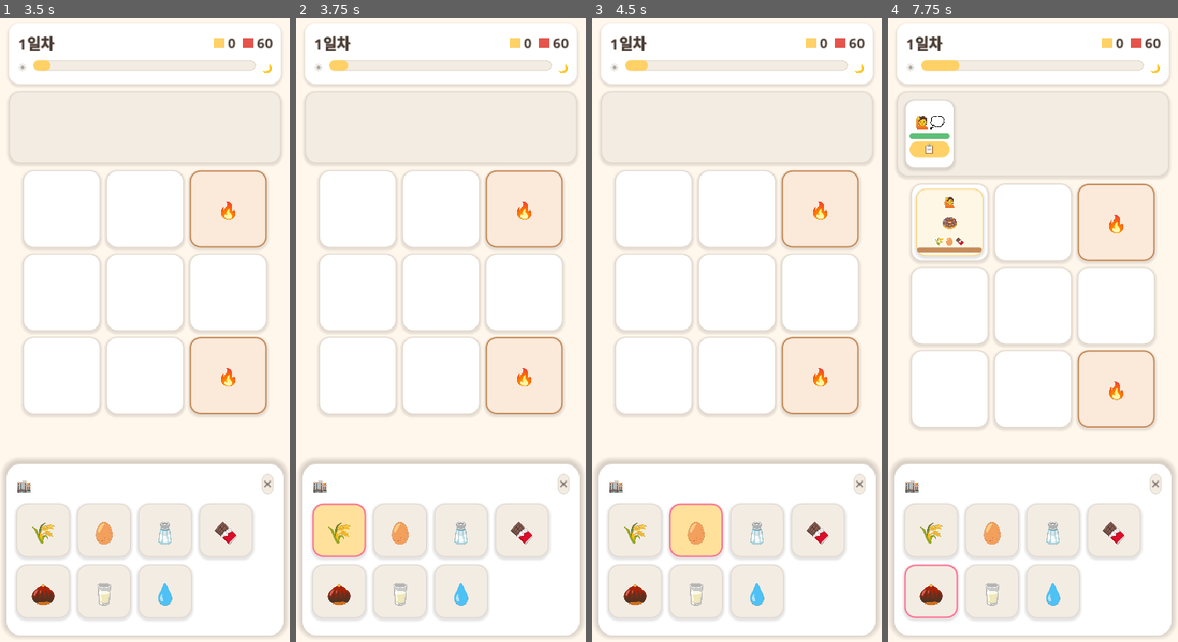
Above: before the commit, frames 1-4 (left to right).
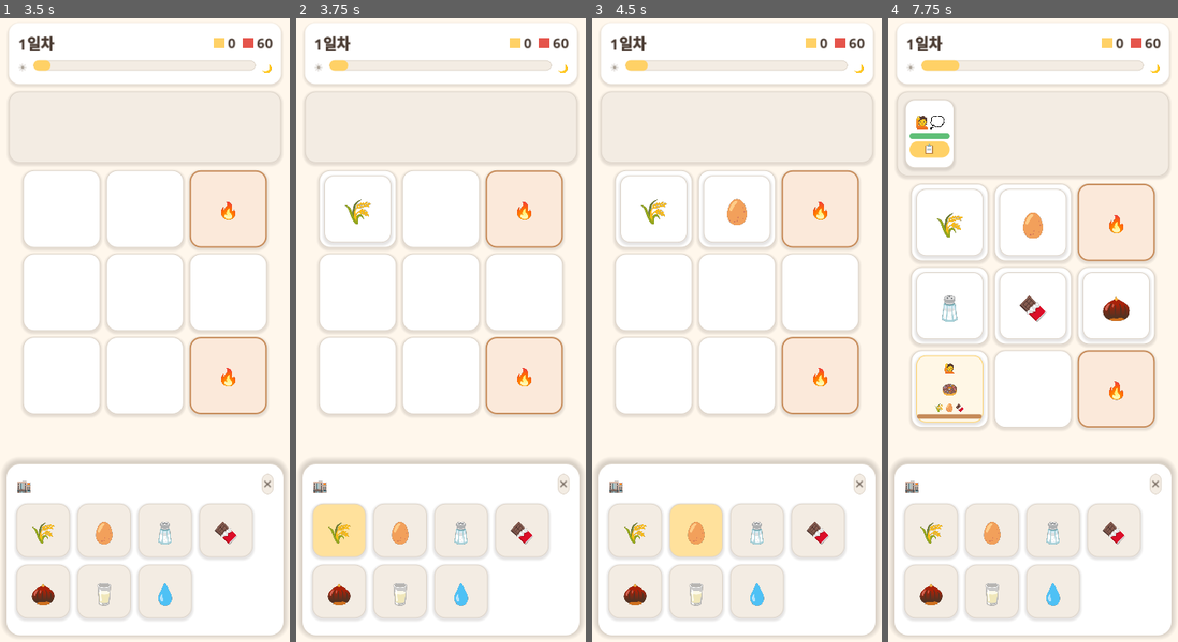
Above: after the commit, the same moments.

Repository: yellyB/game-slot-kitchen
Game: Godot game, scene res://scenes/Main.tscn
Two runs of this game, one before a commit and one after it. Both use one fixed random seed, a clock stepped at 60 frames per second and the inputs below.
Inputs:
- Up to frame 1 (3.5 s): click "🏬" at 0.5 s; click "🗑️" at 1.25 s; click "✕" at 2 s; click "🏬" at 2.75 s
- Up to frame 2 (3.75 s): click "🌾" at 3.5 s
- Up to frame 3 (4.5 s): click "🥚" at 4.25 s
- Up to frame 4 (7.75 s): click "🧂" at 5 s; click "🍫" at 5.75 s; click "🌰" at 6.5 s; click "📋" at 7.25 s

Frame 1 is identical in both runs. In frame 2, 0.5% of the frame differs, in the area x 5-33%, y 25-87%; in frame 3, 1.0%; in frame 4, 6.9%, in the area x 5-91%, y 27-97%.

Commit message:
feat: 창고 클릭 = 즉시 배치(quick) — 이동과 별개 공용 동작
Move에 quick 동작 추가(소스 is_quick()면 클릭 시 선택 없이 기본 타깃=첫 빈
슬롯에 즉시 배치). 창고 타일을 quick 소스로 — 클릭 즉시 배치, 드래그는 특정
슬롯(기존). default_target은 main이 첫 빈 슬롯으로 주입.

Co-Authored-By: Claude Opus 4.8 (1M context) <noreply@anthropic.com>

Diff:
--- a/scripts/ingredient_tile.gd
+++ b/scripts/ingredient_tile.gd
@@ -31,6 +31,10 @@
 func get_move_payload() -> Dictionary:
 	return {"kind": "new", "id": ing_id}
 
+## 클릭하면 (선택이 아니라) 첫 빈 슬롯에 즉시 배치.
+func is_quick() -> bool:
+	return true
+
 
 func set_selected(sel: bool) -> void:
 	_selected = sel
--- a/scripts/main.gd
+++ b/scripts/main.gd
@@ -62,6 +62,8 @@
 	_cooking.cooked.connect(_refresh_warehouse)
 
 	Move.performed.connect(_refresh_warehouse)
+	# quick 동작(창고 클릭)의 기본 타깃 = 첫 빈 슬롯
+	Move.default_target = func(_payload): return _board.first_empty_slot()
 
 	# 세션(하루 루프)
 	_session = Session.new()
--- a/scripts/move_controller.gd
+++ b/scripts/move_controller.gd
@@ -5,11 +5,17 @@
 ## 소스(옮길 수 있는 것): get_move_payload() -> Dictionary  (없으면 {} )
 ## 타깃(받는 곳):        can_accept(payload) -> bool / accept(payload) -> void
 ##
+## 두 가지 공용 동작:
+##  - move : 소스 선택(클릭) → 타깃 클릭, 또는 드래그. (슬롯↔슬롯·서빙 등)
+##  - quick: 소스 클릭 즉시 기본 타깃(첫 빈 슬롯)에 배치. 드래그는 특정 타깃. (창고 꺼내기 등)
+##    quick 소스는 is_quick()==true. 기본 타깃은 default_target(payload)로 결정.
+##
 ## 클릭-투-클릭과 드래그앤드롭이 같은 payload·can_accept·accept를 사용한다.
-##  - 클릭: on_click(node) — 타깃 우선 → 소스 선택 → 해제
-##  - 드래그: 타깃의 _can_drop_data → can_accept, _drop_data → on_drop
 
-signal performed  ## 이동 성공 시 (보드 상태 갱신용)
+signal performed  ## 동작 성공 시 (보드 상태 갱신용)
+
+## quick 동작의 기본 타깃 제공자: func(payload) -> Node (예: 첫 빈 슬롯). main이 주입.
+var default_target := Callable()
 
 var _payload: Dictionary = {}
 var _source: Object = null
@@ -25,6 +31,12 @@
 	if _source != null and not is_instance_valid(_source):
 		_payload = {}
 		_source = null
+
+	# quick 소스: 클릭 즉시 기본 타깃(첫 빈 슬롯)에 배치 (선택 모드 X)
+	if node.has_method("is_quick") and node.is_quick() and node.has_method("get_move_payload"):
+		clear()
+		quick(node.get_move_payload())
+		return
 
 	# 이미 선택된 소스를 다시 클릭 → 선택 해제 (토글)
 	if node == _source:
@@ -47,6 +59,19 @@
 
 	# 그 외 → 선택 해제
 	clear()
+
+
+## quick 배치 — payload를 기본 타깃(첫 빈 슬롯)에 즉시 넣는다. 성공 시 true.
+func quick(payload: Dictionary) -> bool:
+	if default_target.is_null() or payload.is_empty():
+		return false
+	var target = default_target.call(payload)
+	if target != null and is_instance_valid(target) \
+			and target.has_method("can_accept") and target.can_accept(payload):
+		target.accept(payload)
+		performed.emit()
+		return true
+	return false
 
 
 ## 드래그앤드롭에서 타깃이 _drop_data 안에서 호출.
